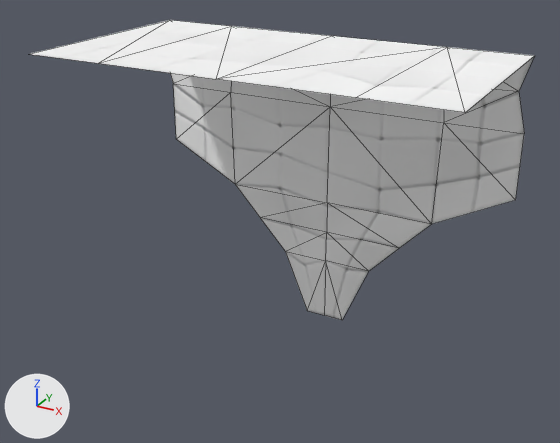
The FBX model Assets/3D Assets/Models/platformAboveArch_Low_no_leftright.fbx: old version first, new version second.
Before and after are seen from a 50 mm lens placed at (1.56, -8.25, 3.24), pointed at (-2.3, -1.22, -0.28). The lights are fixed; the arrows at lower left show +X, +Y and +Z. Mesh edges are drawn as thin lines. Where no turn or scale is listed for an object, it has been applied to the vertices.

In view in the first picture: 'platformAboveArch_Low_no_leftright'.
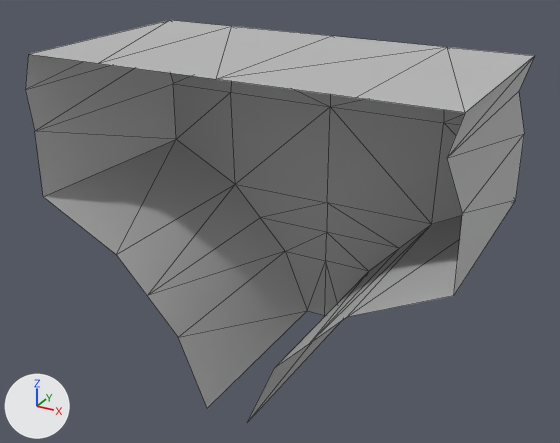
Edits to the scene script, one JSON object a line:
```json
{"op": "add", "block": "mat_asset02mat_003", "code": ["mat_asset02mat_003 = principled_material('asset02Mat.003')", "mat_asset02mat_003.base_color = (0.5, 0.5, 0.5)  # grey #bcbcbc", "mat_asset02mat_003.roughness = 0.553"]}
{"block": "me_mesh_132", "where": "# used by ob_platformabovearch_low_no_leftright; location = (0.0, 0.0, 0.0)"}
{"op": "remove", "block": "me_mesh_132", "code": "me_mesh_132.from_pydata(...)  # 34 vertices, 44 faces; spans x -4.71..0.0, y -2.44..0.0, z -2.12..1.6"}
{"op": "add", "block": "me_mesh_132", "code": "me_mesh_132.from_pydata(...)  # 48 vertices, 72 faces; spans x -4.71..0.06, y -2.44..0.0, z -2.12..1.6"}
{"block": "me_mesh_132", "change": "me_mesh_132 part 1"}
{"block": "me_mesh_132", "change": "4 vertices are added at (0.06, -2.44, 0.0), (-4.65, -2.44, 0.0), (0.06, -2.44, 0.76), (-4.65, -2.44, 0.76)"}
{"block": "me_mesh_132", "change": "10 new vertices lie (0.0, -2.44, 0.0) away from vertices in x -4.71..-0.11, y 0.0, z -2.12..1.21"}
{"block": "me_mesh_132", "change": "28 new faces join them"}
{"block": "me_mesh_132", "change": "me_mesh_132 part 2: 44 faces spanning x -4.71..0.0, y -2.44..0.0, z -2.12..1.6 switch from mat_standardsurface1_001 to mat_asset02mat_003 (grey #bcbcbc)"}
```

Pixel boxes (x1, y1, x2, y2) of what changed, in the pictures (560 x 443 px):
```json
{"object": "platformAboveArch_Low_no_leftright", "change": "reshaped", "before": [31, 20, 534, 320], "after": [26, 20, 534, 422], "on screen": "34% taller"}
{"part": 1, "of": "me_mesh_132", "change": "added", "after": [26, 54, 534, 422]}
{"part": 2, "of": "me_mesh_132", "change": "recoloured", "before": [31, 20, 534, 316], "after": [31, 20, 534, 316], "on screen": "white to grey"}
```
